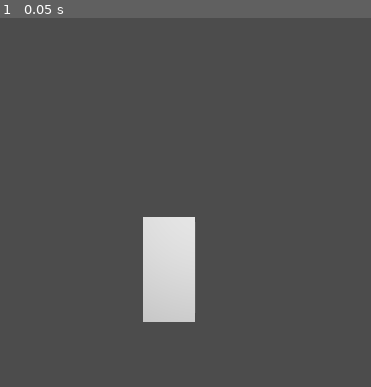
Above: before the commit, frame 1.
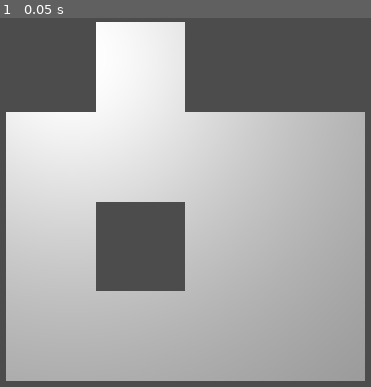
Above: after the commit, the same moment.

Repository: Actual-Heathen/Rosary
Game: Godot game, scene res://scenes/map_builder_TEST.tscn
Same seed, same stepped clock (60 frames per second), same inputs: the game is played once before the commit and once after it. This scene is started directly instead of the project's main scene.
Inputs:
- Up to frame 1 (0.05 s): no input

The runs differ from the first frame. In frame 1, 72% of the frame differs, in the area x 1-99%, y 1-99%.

Commit message:
made dynamic_rooms better

Diff:
--- a/prefabs/dynamic_room.tscn
+++ b/prefabs/dynamic_room.tscn
@@ -2,11 +2,9 @@
 
 [ext_resource path="res://shader/flexible_toon.shader" type="Shader" id=1]
 
-[sub_resource type="BoxShape" id=1]
+[sub_resource type="CubeMesh" id=1]
 
-[sub_resource type="CubeMesh" id=2]
-
-[sub_resource type="ShaderMaterial" id=3]
+[sub_resource type="ShaderMaterial" id=2]
 shader = ExtResource( 1 )
 shader_param/albedo = Color( 1, 1, 1, 1 )
 shader_param/clamp_diffuse_to_max = false
@@ -24,11 +22,14 @@
 shader_param/use_borders = false
 shader_param/border_width = 0.01
 
+[sub_resource type="BoxShape" id=3]
+
 [node name="StaticBody" type="StaticBody"]
+transform = Transform( 10, 0, 0, 0, 0.5, 0, 0, 0, 10, 0, 0, 0 )
+
+[node name="MeshInstance" type="MeshInstance" parent="."]
+mesh = SubResource( 1 )
+material/0 = SubResource( 2 )
 
 [node name="CollisionShape" type="CollisionShape" parent="."]
-shape = SubResource( 1 )
-
-[node name="MeshInstance" type="MeshInstance" parent="."]
-mesh = SubResource( 2 )
-material/0 = SubResource( 3 )
+shape = SubResource( 3 )
--- a/scenes/map_builder_TEST.tscn
+++ b/scenes/map_builder_TEST.tscn
@@ -7,12 +7,14 @@
 [node name="Spatial" parent="." instance=ExtResource( 1 )]
 width = 5
 height = 5
-density = 50
+density = 20
+room_x = 20
+room_y = 20
 
 [node name="OmniLight" type="OmniLight" parent="."]
-transform = Transform( 1, 0, 0, 0, 1, 0, 0, 0, 1, 5.45962, 5.89658, 7.68294 )
-omni_range = 24.1019
+transform = Transform( 1, 0, 0, 0, 1, 0, 0, 0, 1, 24.7581, 33.6079, 17.8016 )
+omni_range = 472.834
 
 [node name="Camera" type="Camera" parent="."]
-transform = Transform( 1, 0, 0, 0, 1, 0, 0, 0, 1, 5.19669, 3.67574, 13.8236 )
+transform = Transform( 1, 0, 0, 0, -4.37114e-08, 1, 0, -1, -4.37114e-08, 53.2325, 74.8222, 61.2211 )
 current = true
--- a/scripts/map_builder.gd
+++ b/scripts/map_builder.gd
@@ -5,6 +5,8 @@
 export(int) var height
 export(int) var density
 var maptrix = []
+export(int) var room_x
+export(int) var room_y
 
 func _ready():
 	matrix_gen() #create the 2d matrix with 'width' and 'height'
@@ -127,7 +129,7 @@
 			if maptrix[x][y] >= 1:
 				cur_room = room.instance()
 				add_child(cur_room)
-				cur_room.translation = Vector3(x*2,y*2,0)
+				cur_room.translation = Vector3(x*room_x,0,y*room_y)
 
 
 
